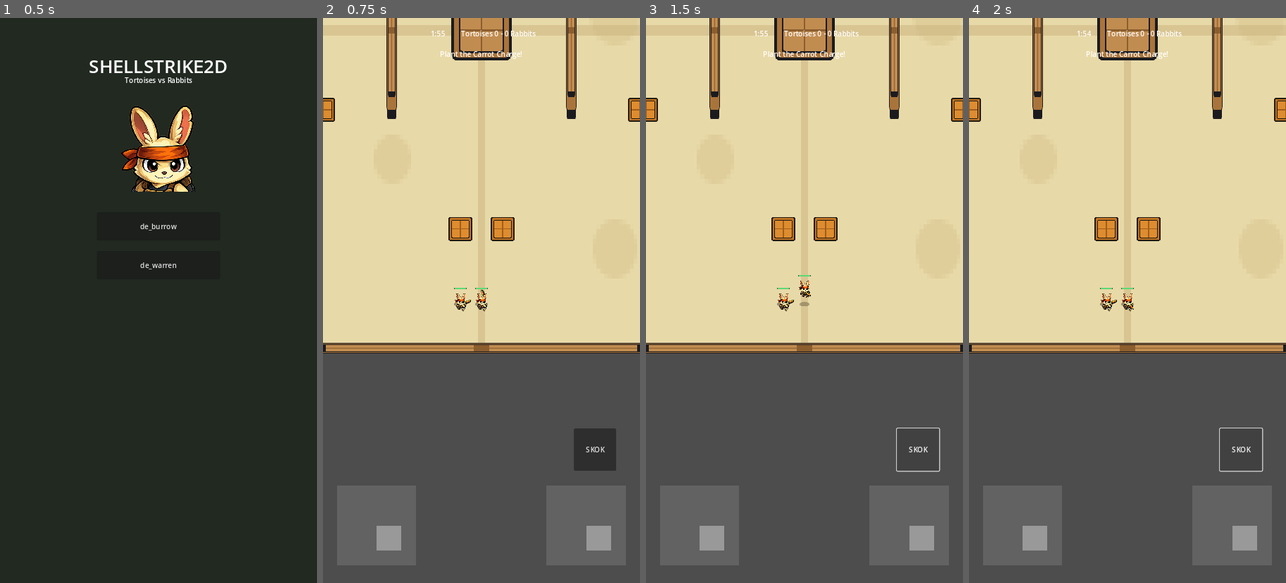
Above: before the commit, frames 1-4 (left to right).
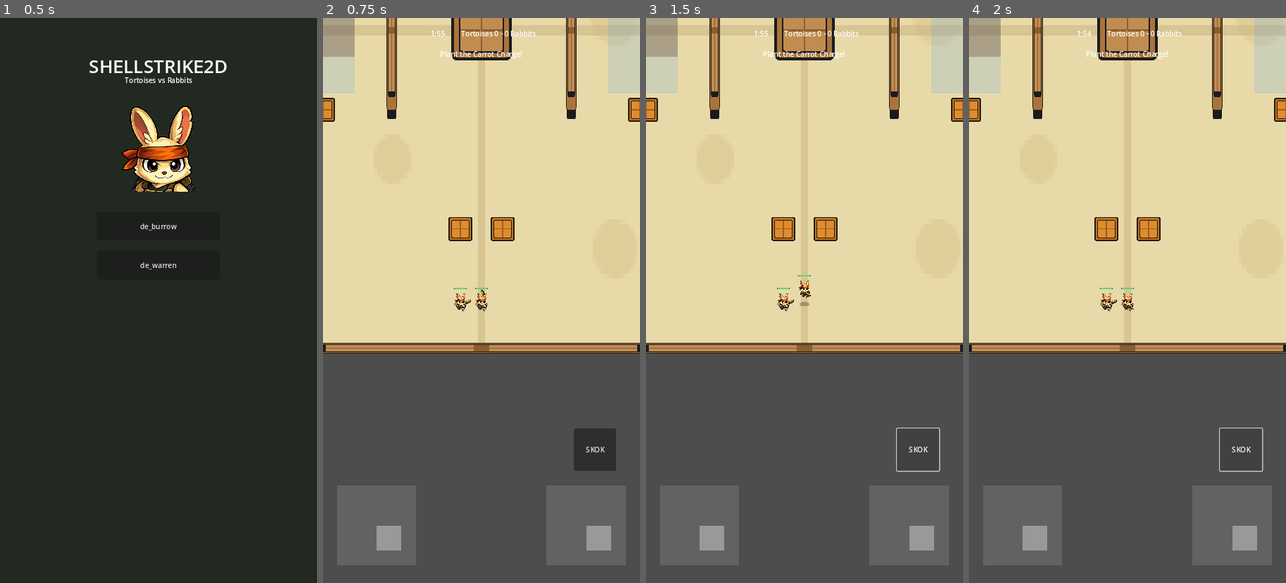
Above: after the commit, the same moments.

Repository: dstr1989/shellstrike2d
Game: Godot game, scene res://scenes/MainMenu.tscn
Same seed, same stepped clock (60 frames per second), same inputs: the game is played once before the commit and once after it.
Inputs:
- Up to frame 1 (0.5 s): no input
- Up to frame 2 (0.75 s): click "de_burrow" at 0.5 s
- Up to frame 3 (1.5 s): click "SKOK" at 1.25 s
- Up to frame 4 (2 s): no input

Frame 1 is identical in both runs. In frame 2, 2.5% of the frame differs, in the area x 0-100%, y 0-14%; in frame 3, 2.5%; in frame 4, 2.5%.

Commit message:
Add ElevationZone system (ramps up + down, plateaus + pits); demo up-ramp/plateau and down-ramp/pit in Main map

Diff:
--- a/scenes/Main.tscn
+++ b/scenes/Main.tscn
@@ -8,6 +8,7 @@
 [ext_resource type="Texture2D" path="res://assets/sprites/tile_ground.svg" id="6"]
 [ext_resource type="Texture2D" path="res://assets/sprites/tile_wall.svg" id="7"]
 [ext_resource type="Texture2D" path="res://assets/sprites/den_marker.svg" id="8"]
+[ext_resource type="Script" path="res://scripts/elevation_zone.gd" id="9"]
 
 [sub_resource type="RectangleShape2D" id="border_h"]
 size = Vector2(1800, 40)
@@ -221,6 +222,38 @@
 position = Vector2(980, 2220)
 groups = ["rabbit_spawns"]
 
+[node name="Elevation" type="Node2D" parent="."]
+
+[node name="PitFloor" type="Node2D" parent="Elevation"]
+position = Vector2(300, 1180)
+script = ExtResource("9")
+size = Vector2(240, 240)
+floor_height = -38.0
+
+[node name="PitRamp" type="Node2D" parent="Elevation"]
+position = Vector2(300, 1370)
+script = ExtResource("9")
+size = Vector2(240, 140)
+is_ramp = true
+ramp_low = 0.0
+ramp_high = -38.0
+ramp_axis = Vector2(0, -1)
+
+[node name="PlateauFloor" type="Node2D" parent="Elevation"]
+position = Vector2(1500, 1180)
+script = ExtResource("9")
+size = Vector2(240, 240)
+floor_height = 44.0
+
+[node name="PlateauRamp" type="Node2D" parent="Elevation"]
+position = Vector2(1500, 1370)
+script = ExtResource("9")
+size = Vector2(240, 140)
+is_ramp = true
+ramp_low = 0.0
+ramp_high = 44.0
+ramp_axis = Vector2(0, -1)
+
 [node name="CarrotCharge" parent="." instance=ExtResource("4")]
 
 [node name="Player" parent="." instance=ExtResource("2")]
--- /dev/null
+++ b/scripts/elevation_zone.gd
@@ -0,0 +1,44 @@
+extends Node2D
+class_name ElevationZone
+## Defines the floor elevation over a rectangular area; Units sample it each
+## frame (group "elevation_zones") to set their ground height.
+##  - Flat platform/pit: set `floor_height` (positive = raised, negative = sunken).
+##  - Ramp: set `is_ramp = true`; height interpolates `ramp_low`→`ramp_high`
+##    along `ramp_axis` (local space), so you can walk smoothly up onto a plateau
+##    or down into a tunnel.
+
+@export var size: Vector2 = Vector2(256, 256)
+@export var floor_height: float = 40.0
+@export var is_ramp: bool = false
+@export var ramp_low: float = 0.0
+@export var ramp_high: float = 40.0
+## Local direction along which height increases, e.g. (0,-1) = toward top of screen.
+@export var ramp_axis: Vector2 = Vector2(0, -1)
+@export var debug_draw: bool = true
+
+func _ready() -> void:
+	add_to_group("elevation_zones")
+	queue_redraw()
+
+func contains_point(p: Vector2) -> bool:
+	var local := to_local(p)
+	return absf(local.x) <= size.x * 0.5 and absf(local.y) <= size.y * 0.5
+
+func height_at(p: Vector2) -> float:
+	if not is_ramp:
+		return floor_height
+	var axis := ramp_axis.normalized()
+	var local := to_local(p)
+	var half := (size * axis.abs()).length() * 0.5
+	if half <= 0.0:
+		return ramp_low
+	var t := clampf((local.dot(axis) + half) / (2.0 * half), 0.0, 1.0)
+	return lerpf(ramp_low, ramp_high, t)
+
+func _draw() -> void:
+	if not debug_draw:
+		return
+	var top := maxf(floor_height, maxf(ramp_low, ramp_high)) if is_ramp else floor_height
+	var col := Color(0.25, 0.6, 1.0, 0.16) if top >= 0.0 else Color(0.15, 0.15, 0.25, 0.32)
+	draw_rect(Rect2(-size * 0.5, size), col, true)
+	draw_rect(Rect2(-size * 0.5, size), Color(1, 1, 1, 0.22), false, 2.0)
Not shown: 1 places in scenes/Main.tscn that only renumber resources
Not shown, added: scripts/elevation_zone.gd.uid
